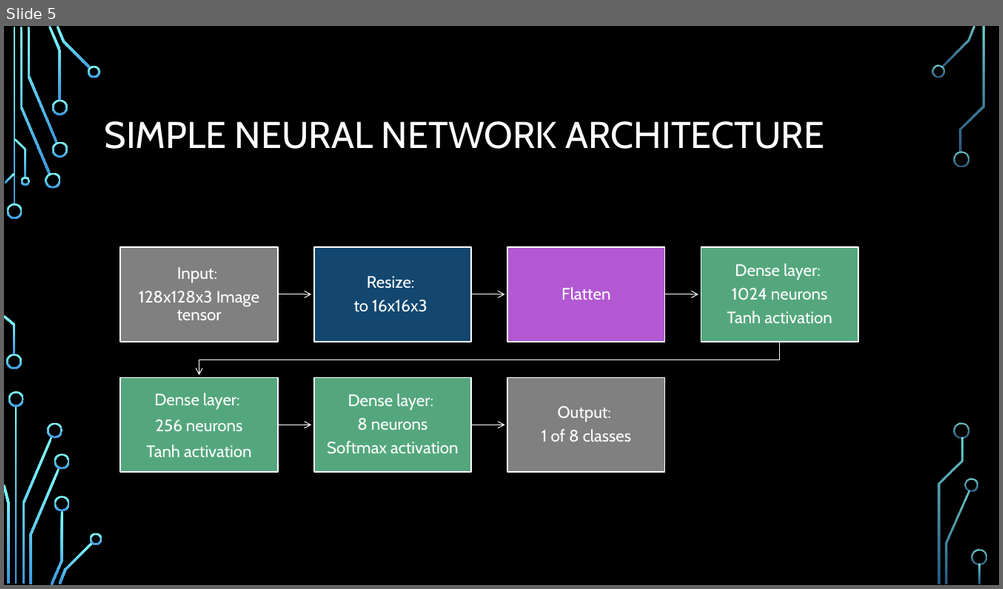
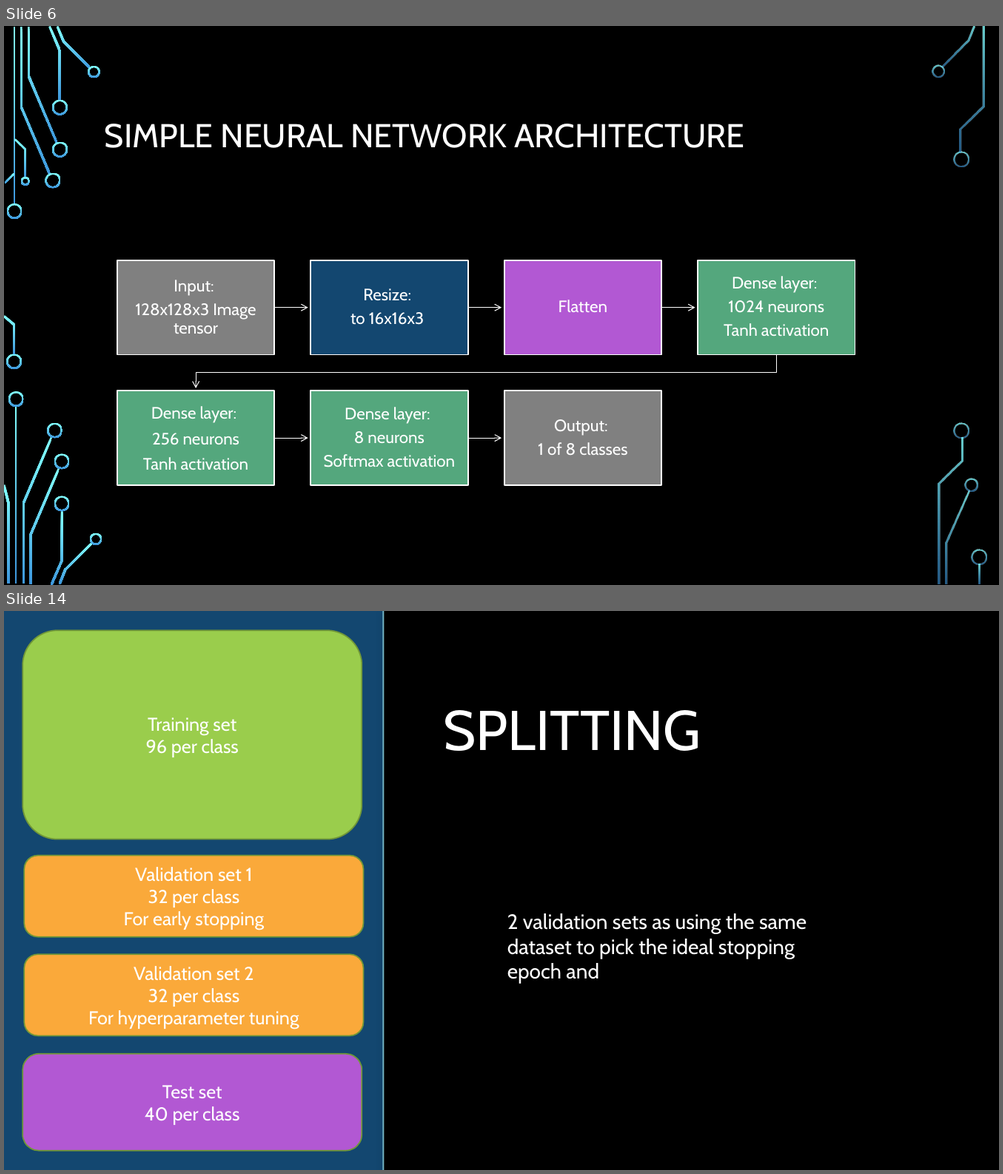
Before and after one commit to williamrjli/actl3143-project, a slide deck: ACTL3143 Video PowerPoint.pptx. Shown one above the other, each under a label of ours: slide 5 before the commit, slides 6 and 14 after it; the slides between them are not shown. The pictures are 1003x589 and 1003x1174 pixels, drawn with LibreOffice and Linux fonts; fonts in the diff are those of the drawing; background and template pictures are left out. Boxes give left, top, right and bottom in pixels: in the first picture for what was removed or moved away, otherwise in the second. Text is boxed around its words. In the diff, an @@ line names an element or a change of style, - is before the commit and + after.

```diff
--- a/ACTL3143 Video PowerPoint.pptx
+++ b/ACTL3143 Video PowerPoint.pptx
@@ slide 14 added at [4,611,999,1170], background picture (left out); not listed: 17 template elements that a slide beside it also shows @@
@@ rectangle added at [4,611,999,1170], fill #000000 @@
@@ round diag rect added at [4,611,384,1170], fill #134770 @@
@@ rounded rectangle added at [22,630,362,840], fill #9ACD4C, outline #729838 1.25 pt, 18 pt, text #FFFFFF @@
+Training set
+96 per class
@@ group added at [4,611,182,1170]: 16 freeform shapes, 4 rectangles @@
@@ line added from (383, 611) to (383, 1170), #B4FFFF 1.5 pt @@
@@ title added at [443,710,700,751], 54 pt, text #FFFFFF @@
+SPLITTING
@@ rounded rectangle added at [24,856,364,937], fill #FAA93A, outline #729838 1.25 pt, 18 pt, text #FFFFFF @@
+Validation set 1
+32 per class
+For early stopping
@@ text added at [507,914,806,984], 20 pt, text #FFFFFF @@
+2 validation sets as using the same dataset to pick the ideal stopping epoch and
@@ rounded rectangle added at [24,955,364,1037], fill #FAA93A, outline #729838 1.25 pt, 18 pt, text #FFFFFF @@
+Validation set 2
+32 per class
+For hyperparameter tuning
@@ rounded rectangle added at [22,1054,362,1151], fill #B258D3, outline #729838 1.25 pt, 18 pt, text #FFFFFF @@
+Test set
+40 per class
@@ what was slide 5 is now slide 6 @@
@@ slide 6 changed as well @@
@@ title "SIMPLE NEURAL NETWORK ARCHITECTURE" at [105,124,744,148]: size 36 to 32 pt @@
@@ 3 texts, 3 rectangles: place and size @@
-3 texts, 3 rectangles at [120,378,665,473]
+3 texts, 3 rectangles at [117,391,661,486]
@@ 6 freeform shapes, 4 texts, 4 rectangles: place and size @@
-6 freeform shapes, 4 texts, 4 rectangles at [120,247,858,429]
+6 freeform shapes, 4 texts, 4 rectangles at [117,261,855,443]
```
Also in this commit, not shown: 1 other slide changed, 10 other slides added, 3 slides removed, 11 other files.
